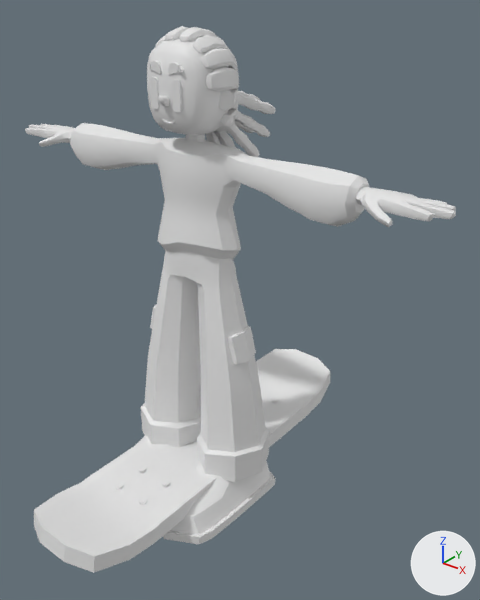
The FBX model Assets/Art/Assets3D/Character/Paqueras/PaqueraMasculina.fbx as it was, and as the next commit left it.
Both versions are drawn from a camera (50 mm lens) standing at (1.465, -1.6, 1.815) and looking at (0.13, 0.068, 0.781). The axes (+X, +Y, +Z) are drawn at lower right. The lights are the same throughout. Where no turn or scale is listed for an object, it has been applied to the vertices.

In view in the first picture: 'PaqueraM', 'Skate'.
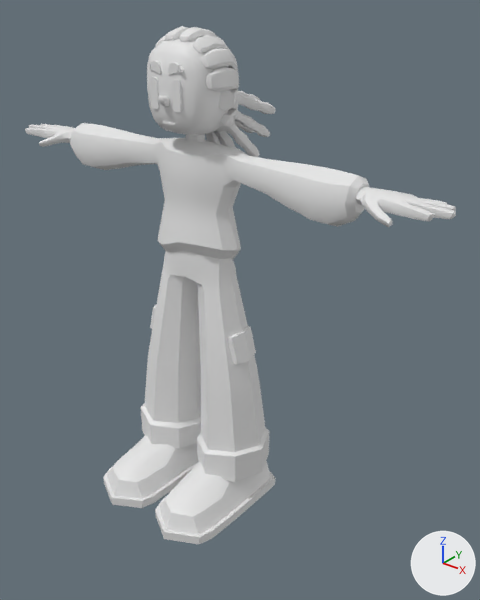
Location of each change, [x1, y1, x2, y2] in pixels of the pictures (480 x 600 px):
```json
{"object": "Skate", "change": "deleted", "before": [34, 349, 330, 573]}
```

The change, as JSON lines over the scene's bpy script:
```json
{"op": "remove", "block": "ob_skate", "code": ["ob_skate = bpy.data.objects.new('Skate', me_skate)", "ob_skate.location = (0.0, 0.0, 0.0)"]}
```
